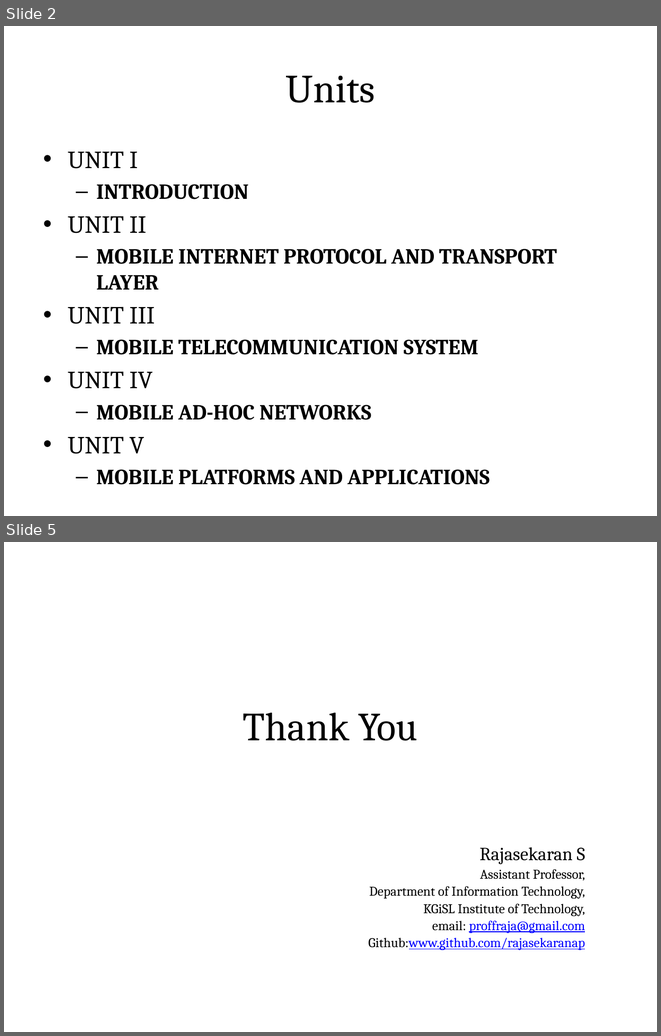
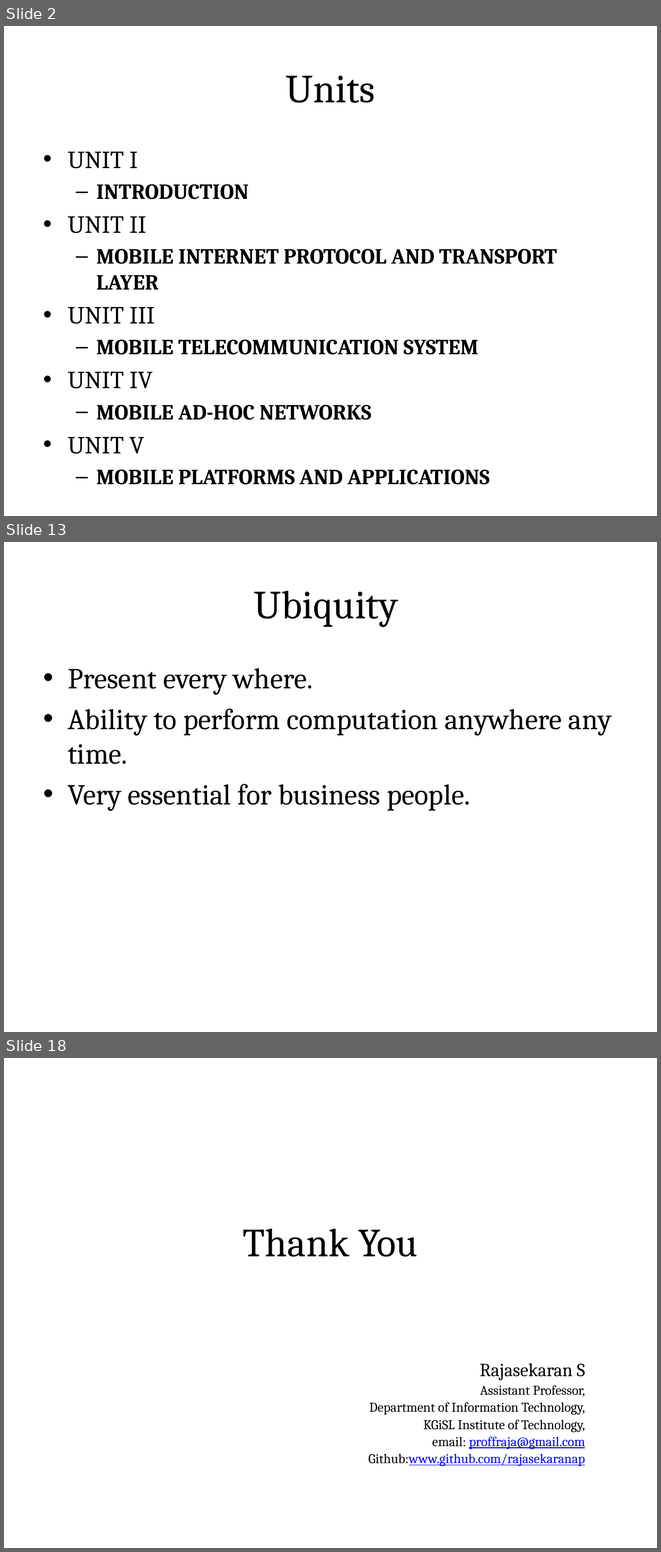
Before and after one commit to rajasekaran36/IT6601-Mobile-Computing, a slide deck: Slides/IT6601-U1.pptx. Shown one above the other, each under a label of ours: slides 2 and 5 before the commit, slides 2, 13 and 18 after it; the slides between them are not shown. The pictures are 661x1036 and 661x1552 pixels, drawn with LibreOffice and Linux fonts; fonts in the diff are those of the drawing. Boxes give left, top, right and bottom in pixels: in the first picture for what was removed or moved away, otherwise in the second. Text is boxed around its words. In the diff, an @@ line names an element or a change of style, - is before the commit and + after.

```diff
--- a/Slides/IT6601-U1.pptx
+++ b/Slides/IT6601-U1.pptx
@@ slide 13 added at <box>4,542,657,1032</box>, background #FFFFFF @@
@@ title added at <box>37,562,624,643</box>, fill gradient #DAFDA7 to #E4FCC2 to #F5FFE7, outline #98B955 0.75 pt, 44 pt, text #000000 @@
+Ubiquity
@@ text added at <box>68,668,612,811</box>, 32 pt, text #000000 @@
+• Present every where.
+• Ability to perform computation anywhere any time.
+• Very essential for business people.
@@ what was slide 5 is now slide 18 @@
```
Also in this commit, not shown: 1 slide changed, 13 other slides added, 1 slide removed.
